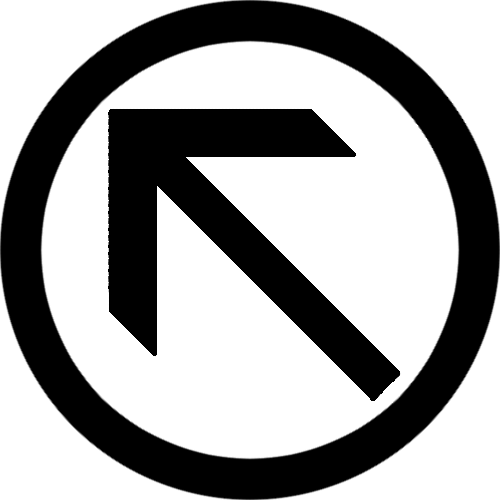
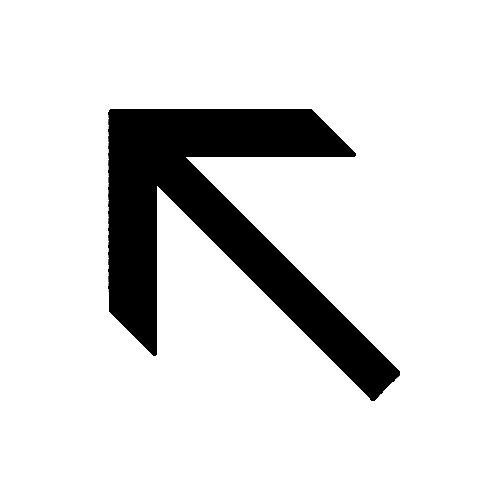
Before/after of a 500x500 layered artwork. What changed in the layer stack:
removed layer "left_up.png" over 0, 0, 500, 500
